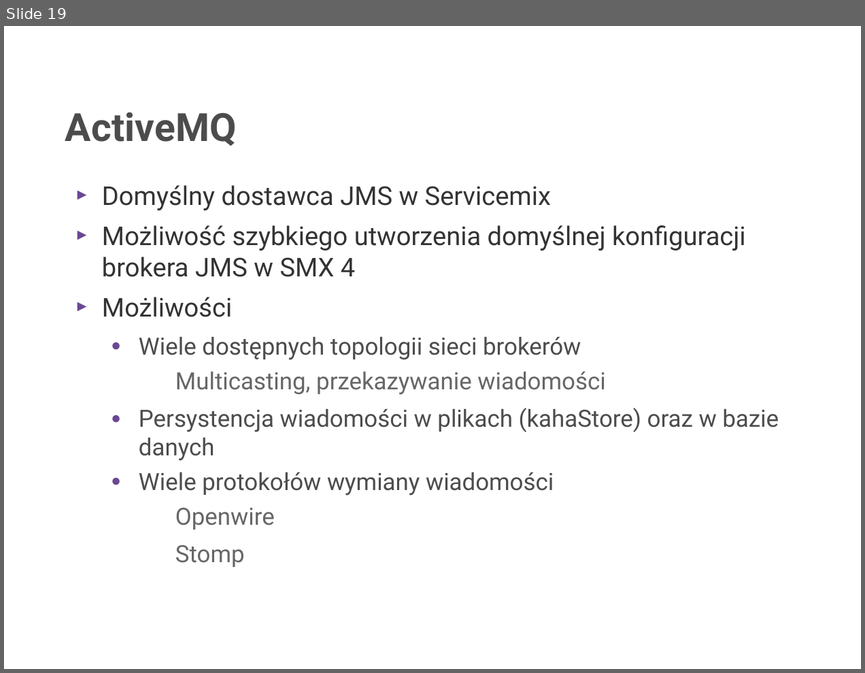
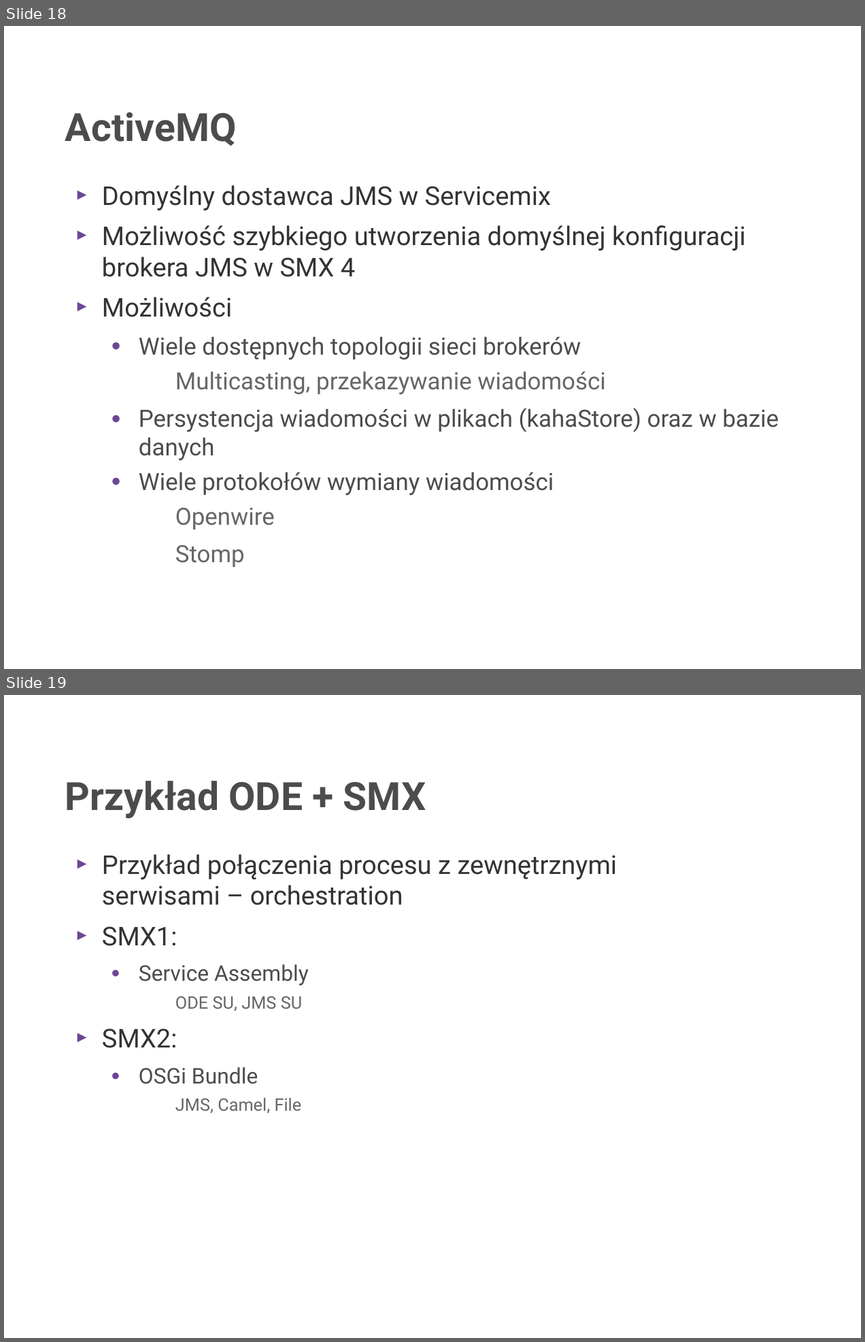
Before and after one commit to rafalrusin/ode-smx-jug, a slide deck: smx.odp. Shown one above the other, each under a label of ours: slide 19 before the commit, slides 18 and 19 after it. The pictures are 865x673 and 865x1342 pixels, drawn with LibreOffice and Linux fonts; fonts in the diff are those of the drawing; background and template pictures are left out. Boxes give left, top, right and bottom in pixels: in the first picture for what was removed or moved away, otherwise in the second. Text is boxed around its words. In the diff, an @@ line names an element or a change of style, - is before the commit and + after.

```diff
--- a/smx.odp
+++ b/smx.odp
@@ slide 19 added at [4, 695, 861, 1338], background picture (left out) @@
@@ title added at [65, 781, 426, 818], 36 pt, text #4C4C4C, bold @@
+Przykład ODE + SMX
@@ text added at [102, 854, 617, 1113], 24 pt, text #333333 @@
+► Przykład połączenia procesu z zewnętrznymi
+  serwisami – orchestration
+► SMX1:
+  ● Service Assembly
+    − ODE SU, JMS SU
+► SMX2:
+  ● OSGi Bundle
+    − JMS, Camel, File
@@ what was slide 19 is now slide 18 @@
```
Also in this commit, not shown: 2 slides changed, 1 slide removed, 1 other file.
